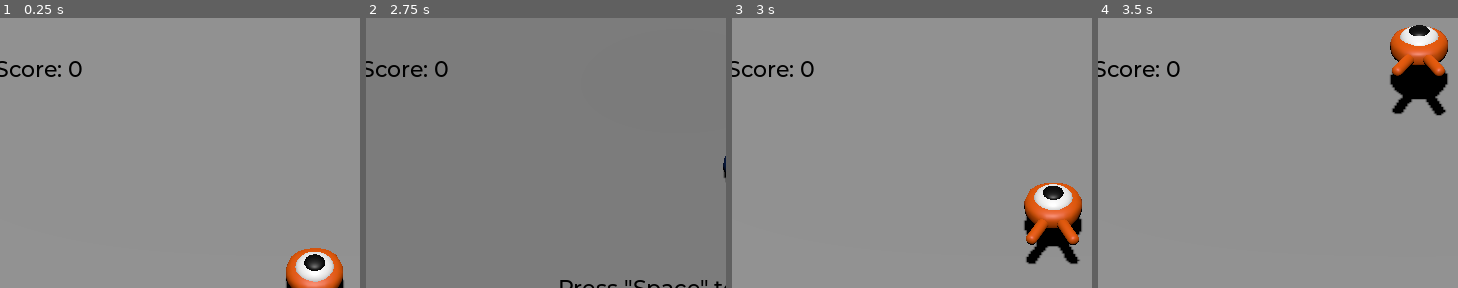
Above: before the commit, frames 1-4 (left to right).
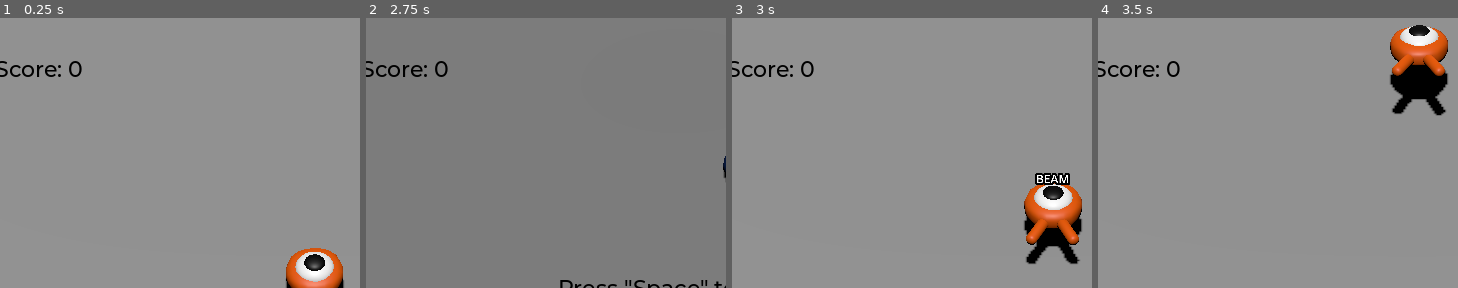
Above: after the commit, the same moments.

Repository: shmingusdingus/wizard-slop
Game: Godot game, scene res://main.tscn
The game is run twice, just before and just after one commit, with the same random seed, the same clock (stepped at 60 frames per second) and the same inputs.
Inputs:
- Up to frame 1 (0.25 s): no input
- Up to frame 2 (2.75 s): hold D (move_right) 0.53-1.28 s; hold K (rune_element, bound only before the commit) 0.53-1.28 s; tap Space (jump) at 0.77, 1.52 s; tap L (rune_form, bound only before the commit) at 0.8, 1.35 s; hold S (move_back) 1.28-2.03 s; tap I (rune_element_ice, bound only after the commit) at 1.55 s; hold D (move_right) from 2.03 s (still down); hold I (rune_element_ice, bound only after the commit) from 2.03 s (still down); tap O (rune_form_beam, bound only after the commit) at 2.3 s
- Up to frame 3 (3 s): tap Space (jump) at 2.75 s; release D (move_right) at 2.78 s; release I (rune_element_ice, bound only after the commit) at 2.78 s; hold W (move_forward) from 2.78 s (still down); tap O (rune_form_beam, bound only after the commit) at 2.85 s
- Up to frame 4 (3.5 s): keep holding W (move_forward); tap Space (jump) at 3.02 s; tap K (rune_element, bound only before the commit) at 3.05 s
The pictures show only the part of the screen within x 6-56%, y 0-50%; the shares and areas given below are measured in that part.

Frames 1-2 are identical in both runs. In frame 3, 0.4% of the frame differs, in the area x 84-94%, y 57-62%; in frame 4, nothing differs.

Commit message:
Add element ice and beam projectile

Diff:
--- a/player.gd
+++ b/player.gd
@@ -19,10 +19,15 @@
 
 # Loaded rune resources
 const RUNE_FIRE := preload("res://spells/runes/elements/element_fire.tres")
+const RUNE_ICE := preload("res://spells/runes/elements/element_ice.tres")
+
 const RUNE_BALL := preload("res://spells/runes/forms/form_ball.tres")
+const RUNE_BEAM := preload("res://spells/runes/forms/form_beam.tres")
+
 const RUNE_STRAIGHT := preload("res://spells/runes/motions/motion_straight.tres")
+
 const BALL_PROJECTILE := preload("res://spells/projectiles/ball/ball_projectile.tscn")
-const BEAM := preload("res://spells/projectiles/beam/beam_projectile.tscn")
+const BEAM_PROJECTILE := preload("res://spells/projectiles/beam/beam_projectile.tscn")
 
 # Current spell state (grammar-enforced)
 var element: ElementRune = null
@@ -33,10 +38,14 @@
 	_update_label()
 
 func _unhandled_input(event):
-	if event.is_action_pressed("rune_element"):
+	if event.is_action_pressed("rune_element_fire"):
 		_try_add_rune(RUNE_FIRE)
-	elif event.is_action_pressed("rune_form"):
+	elif event.is_action_pressed("rune_element_ice"):
+		_try_add_rune(RUNE_ICE)
+	elif event.is_action_pressed("rune_form_ball"):
 		_try_add_rune(RUNE_BALL)
+	elif event.is_action_pressed("rune_form_beam"):
+		_try_add_rune(RUNE_BEAM)
 	elif event.is_action_pressed("rune_motion"):
 		_try_add_rune(RUNE_STRAIGHT)
 	elif event.is_action_pressed("rune_cast"):
--- a/project.godot
+++ b/project.godot
@@ -66,14 +66,24 @@
 , Object(InputEventJoypadButton,"resource_local_to_scene":false,"resource_name":"","device":-1,"button_index":0,"pressure":0.0,"pressed":false,"script":null)
 ]
 }
-rune_element={
+rune_element_fire={
 "deadzone": 0.2,
 "events": [Object(InputEventKey,"resource_local_to_scene":false,"resource_name":"","device":-1,"window_id":0,"alt_press …(192 unchanged characters)…
 ]
 }
-rune_form={
+rune_element_ice={
+"deadzone": 0.2,
+"events": [Object(InputEventKey,"resource_local_to_scene":false,"resource_name":"","device":-1,"window_id":0,"alt_pressed":false,"shift_pressed":false,"ctrl_pressed":false,"meta_pressed":false,"pressed":false,"keycode":0,"physical_keycode":73,"key_label":0,"unicode":105,"location":0,"echo":false,"script":null)
+]
+}
+rune_form_ball={
 "deadzone": 0.2,
 "events": [Object(InputEventKey,"resource_local_to_scene":false,"resource_name":"","device":-1,"window_id":0,"alt_press …(192 unchanged characters)…
+]
+}
+rune_form_beam={
+"deadzone": 0.2,
+"events": [Object(InputEventKey,"resource_local_to_scene":false,"resource_name":"","device":-1,"window_id":0,"alt_pressed":false,"shift_pressed":false,"ctrl_pressed":false,"meta_pressed":false,"pressed":false,"keycode":0,"physical_keycode":79,"key_label":0,"unicode":111,"location":0,"echo":false,"script":null)
 ]
 }
 rune_motion={
--- a/spells/projectiles/beam/beam_projectile.tscn
+++ b/spells/projectiles/beam/beam_projectile.tscn
@@ -1,15 +1,20 @@
-[gd_scene load_steps=3 format=3 uid="uid://8h645n71itgl"]
+[gd_scene load_steps=4 format=3 uid="uid://8h645n71itgl"]
 
 [ext_resource type="Script" uid="uid://cvh030qnmjqg1" path="res://spells/projectiles/beam/beam_projectile.gd" id="1_wdkij"]
 
 [sub_resource type="TubeTrailMesh" id="TubeTrailMesh_41ui4"]
+
+[sub_resource type="CapsuleShape3D" id="CapsuleShape3D_wdkij"]
+height = 2.0733643
 
 [node name="BeamProjectile" type="Area3D"]
 collision_layer = 2
 script = ExtResource("1_wdkij")
 
 [node name="MeshInstance3D" type="MeshInstance3D" parent="."]
-transform = Transform3D(1, 0, 0, 0, -4.371139e-08, -1, 0, 1, -4.371139e-08, 0, 0, 0)
+transform = Transform3D(0.5, 0, 0, 0, -8.742278e-08, -0.5, 0, 2, -2.1855694e-08, 0, 0, 0)
 mesh = SubResource("TubeTrailMesh_41ui4")
 
 [node name="CollisionShape3D" type="CollisionShape3D" parent="."]
+transform = Transform3D(1, 0, 0, 0, -4.371139e-08, -1, 0, 1, -4.371139e-08, 0, 0.260435, 0.0026245117)
+shape = SubResource("CapsuleShape3D_wdkij")
--- /dev/null
+++ b/spells/runes/elements/element_ice.tres
@@ -0,0 +1,9 @@
+[gd_resource type="Resource" script_class="ElementRune" load_steps=2 format=3 uid="uid://rd6pts4g631i"]
+
+[ext_resource type="Script" uid="uid://dmtmuud05bx0w" path="res://spells/runes/element_rune.gd" id="1_f1xxe"]
+
+[resource]
+script = ExtResource("1_f1xxe")
+color = Color(0.08627451, 1, 1, 1)
+id = "element_ice"
+display_name = "ice"
